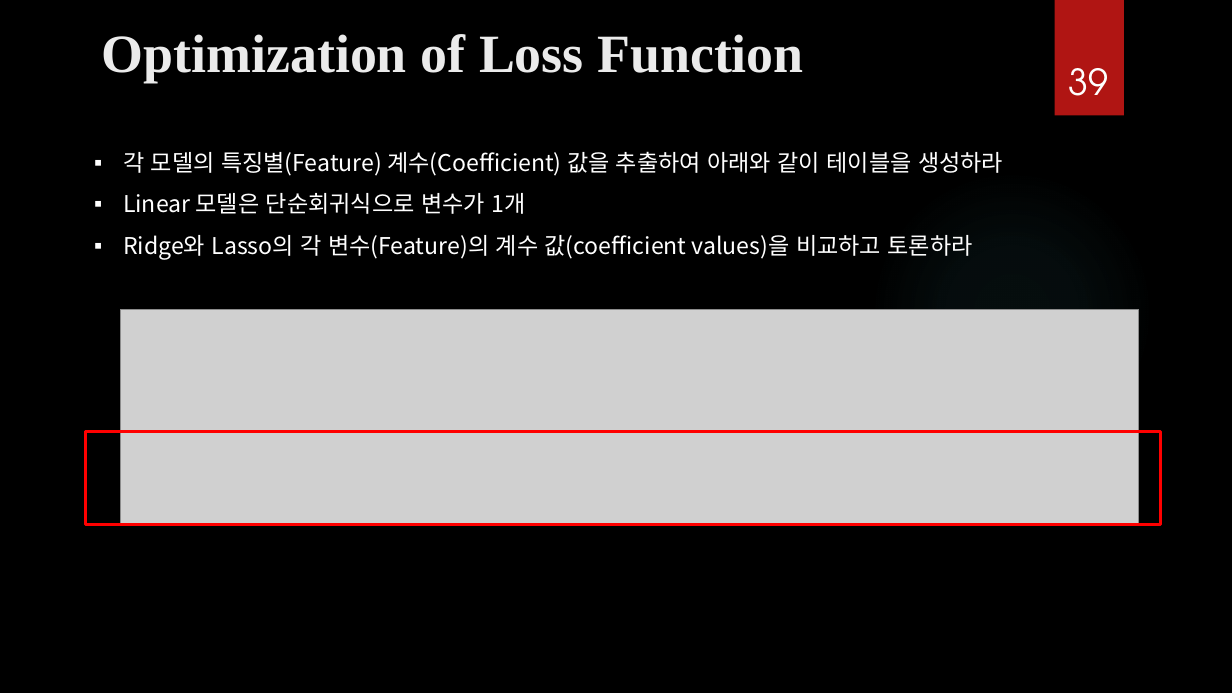
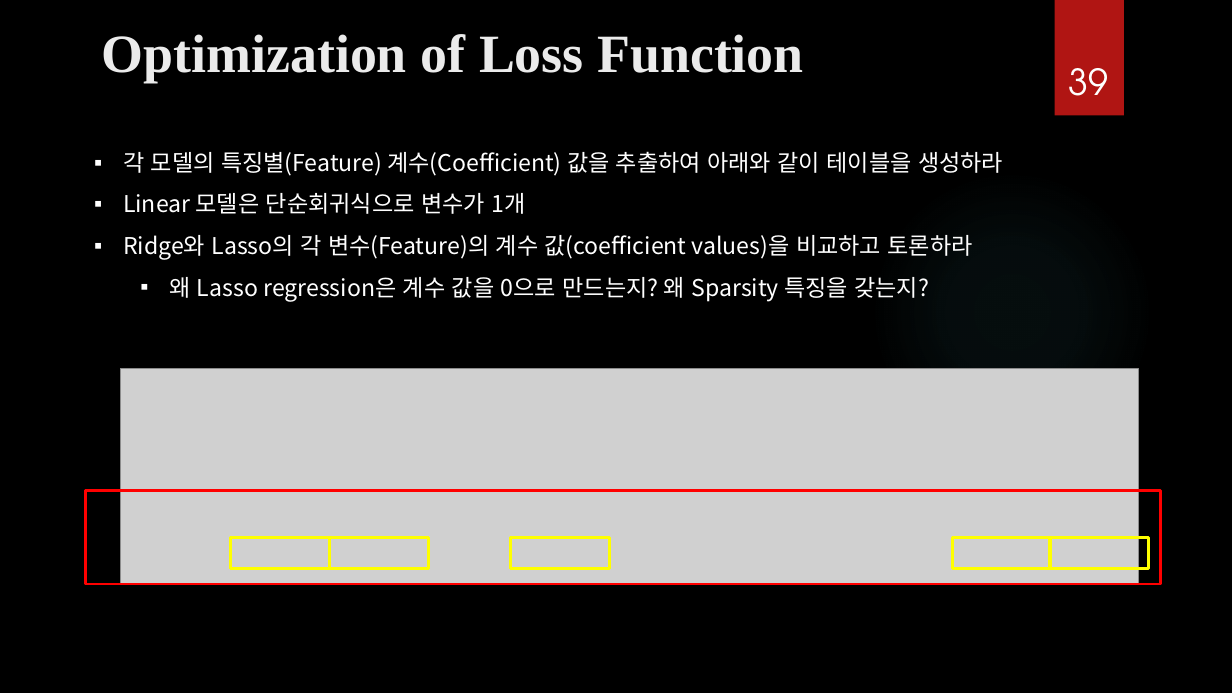
Before and after one commit to ancestor9/mathematics-for-machine-learning, a slide deck: slide 39 of Calculus/Modeling_Simulation_1.pptx. Drawn at 1232x693 pixels with LibreOffice and Linux fonts; fonts in the diff are those of the drawing; grey boxes stand for pictures; background and template pictures are left out. Boxes give left, top, right and bottom in pixels: in the first picture for what was removed or moved away, otherwise in the second. Text is boxed around its words. In the diff, an @@ line names an element or a change of style, - is before the commit and + after.

```diff
--- a/Calculus/Modeling_Simulation_1.pptx
+++ b/Calculus/Modeling_Simulation_1.pptx
@@ text at box(169, 277, 929, 301): paragraph added @@
+  ▪ 왜 Lasso regression은 계수 값을 0으로 만드는지? 왜 Sparsity 특징을 갖는지?
@@ picture: place and size @@
-picture at box(120, 310, 1139, 525)
+picture at box(120, 369, 1139, 584)
@@ rectangle: place and size @@
-rectangle at box(85, 432, 1161, 525)
+rectangle at box(85, 491, 1161, 584)
@@ rectangle added at box(231, 538, 330, 569), outline #FFFF00 2.25 pt @@
@@ rectangle added at box(330, 538, 429, 569), outline #FFFF00 2.25 pt @@
@@ rectangle added at box(511, 538, 610, 569), outline #FFFF00 2.25 pt @@
@@ rectangle added at box(953, 538, 1052, 569), outline #FFFF00 2.25 pt @@
@@ rectangle added at box(1050, 538, 1149, 569), outline #FFFF00 2.25 pt @@
```
Also in this commit, not shown: 1 other slide changed.
